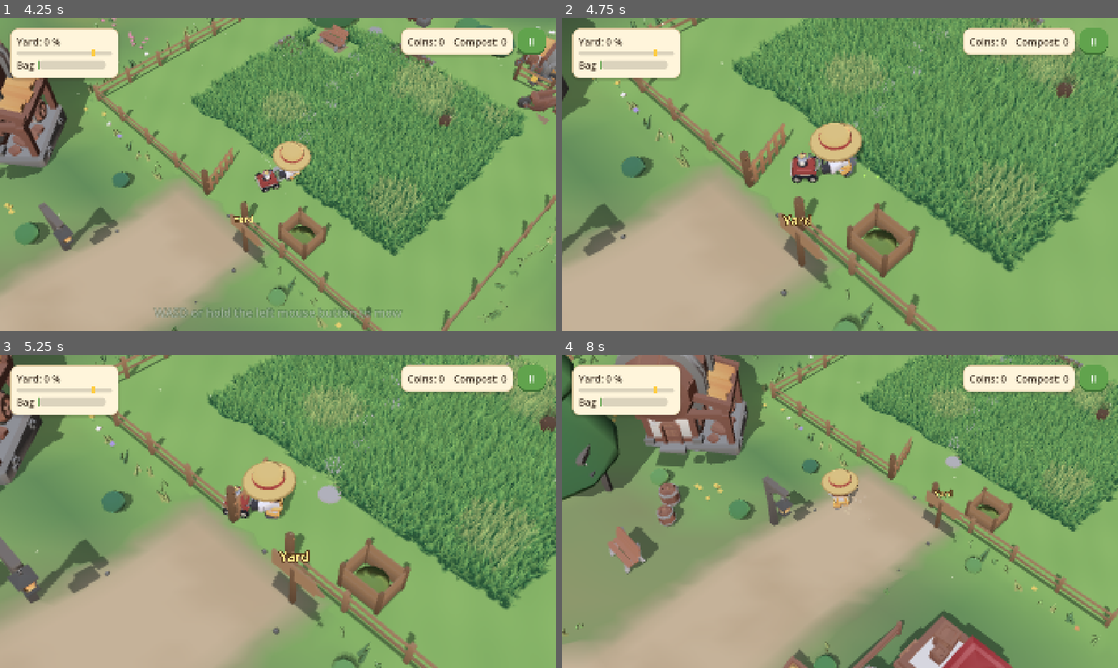
Above: before the commit, frames 1-4 (two rows, left to right).
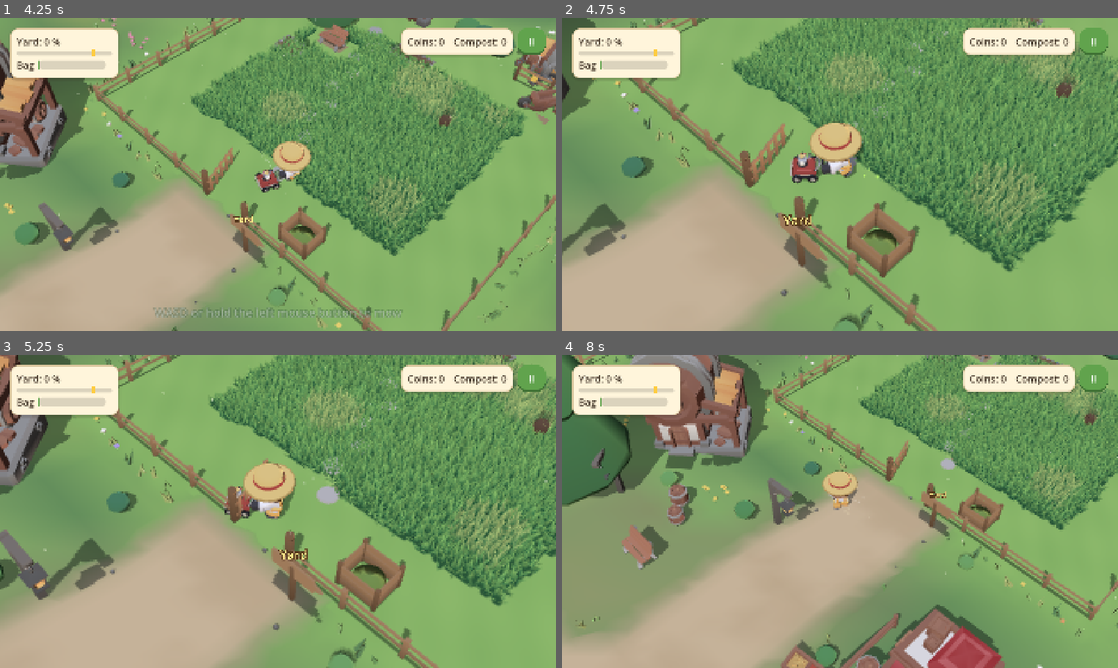
Above: after the commit, the same moments.

Repository: MrKrob00/Cozy-Game
Game: Godot game, scene res://scenes/village.tscn
The game is run twice, just before and just after one commit, with the same random seed, the same clock (stepped at 60 frames per second) and the same inputs.
Inputs (mouse positions are in pixels of both pictures, inside the frame that each line leads up to):
- Up to frame 1 (4.25 s): move the mouse to (400, 158) at 0.52 s; hold D (move_right) 0.53-1.25 s; hold E (interact) 0.53-1.25 s; click (400, 158) at 0.67 s; click "Play" at 1.25 s; drag from (166, 190) to (250, 237) at 2.02 s; move the mouse to (333, 105) at 2.77 s; hold D (move_right) 2.78-3.5 s; hold Mouse wheel down (zoom_out) 2.78-3.5 s; drag from (250, 237) to (111, 127) at 3.52 s
- Up to frame 2 (4.75 s): move the mouse to (1006, 221) at 4.27 s; hold A (move_left) from 4.28 s (still down); hold Mouse wheel up (zoom_in) from 4.28 s (still down)
- Up to frame 3 (5.25 s): release A (move_left) at 5 s; release Mouse wheel up (zoom_in) at 5 s; drag from (111, 464) to (194, 433) at 5.02 s
- Up to frame 4 (8 s): move the mouse to (867, 511) at 5.77 s; hold S (move_down) 5.78-6.5 s; hold E (interact) 5.78-6.5 s; click (867, 511) at 5.92 s; drag from (756, 433) to (728, 527) at 6.52 s; move the mouse to (962, 495) at 7.27 s; hold W (move_up) from 7.28 s (still down); hold Mouse wheel down (zoom_out) from 7.28 s (still down)

Frame 1 is identical in both runs. In frame 2, 1.8% of the frame differs, in the area x 0-100%, y 0-99%; in frame 3, 18%; in frame 4, 22%, in the area x 0-100%, y 0-100%.

Commit message:
Camera pulls back on the road; trailer re-shot
While the mower travels fast along a road the camera eases back a
couple of metres and returns on a plot: on the way it matters more to
see where the road leads.

The trailer is recorded again with the current look of the game: the
softer roads and grass edges, the lawn birds, the new benches.

Co-Authored-By: Claude Fable 5.2 <noreply@anthropic.com>
Claude-Session: https://claude.ai/code/session_01Lbjh89c2rRWiLCHeMGFfiw

Diff:
--- a/scripts/follow_camera.gd
+++ b/scripts/follow_camera.gd
@@ -39,6 +39,9 @@
 var _reveal_point := Vector3.ZERO
 var _reveal_weight := 0.0
 var _reveal: Tween
+## Насколько камера отъезжает, когда цель быстро едет по дороге, метры.
+const TRAVEL_PULL_BACK := 2.2
+var _travel := 0.0
 ## Насколько камера отъезжает, пока показывает точку, метры.
 const REVEAL_PULL_BACK := 3.0
 
@@ -75,6 +78,9 @@
 			wanted += _ahead
 		_focus = _focus.lerp(wanted, 1.0 - exp(-follow_speed * delta))
 	_distance = lerpf(_distance, zoom_distances[zoom_index], 1.0 - exp(-zoom_speed * delta))
+	# В дороге камера плавно отъезжает, на участке возвращается.
+	var travelling: float = _target.get("travel") if _target and _target.get("travel") != null else 0.0
+	_travel = lerpf(_travel, travelling, 1.0 - exp(-1.5 * delta))
 	_apply()
 
 
@@ -148,4 +154,4 @@
 	rotation_degrees = Vector3(-pitch_degrees, yaw_degrees + _yaw_offset, 0.0)
 	var focus := _focus.lerp(_reveal_point, _reveal_weight)
 	global_position = focus + global_basis.z * (_distance + _distance_offset + _nudge
-			+ REVEAL_PULL_BACK * _reveal_weight)
+			+ REVEAL_PULL_BACK * _reveal_weight + TRAVEL_PULL_BACK * _travel)
--- a/scripts/player.gd
+++ b/scripts/player.gd
@@ -68,6 +68,9 @@
 var touch_pad: TouchPad
 ## Пока выключено (титульный экран), игрок не слушается ввода.
 var controls_enabled := true
+## Насколько косилка сейчас «в пути» по дороге, 0–1 (камера на это время
+## чуть отъезжает: в дороге важнее видеть, куда едешь).
+var travel := 0.0
 ## Текущие параметры косилки (из апгрейдов).
 var speed := 2.5
 var blade_width := 0.6
@@ -239,6 +242,7 @@
 	_clippings.emitting = _cutting
 	_grass_life(_grass_ahead if _cutting else 0.0, _current_speed * delta)
 	_tidy_leftovers(delta)
+	travel = _road_boost * clampf(_current_speed / maxf(speed, 0.1) - 0.6, 0.0, 1.0)
 	# На дороге косилка катится быстро: из-под колёс вылетает пыль.
 	if _road_boost > 0.6 and _current_speed > speed * 1.2:
 		_dust_distance += _current_speed * delta
Binary file changed: docs/trailer.jpg
Not shown, changed: docs/trailer.mp4
